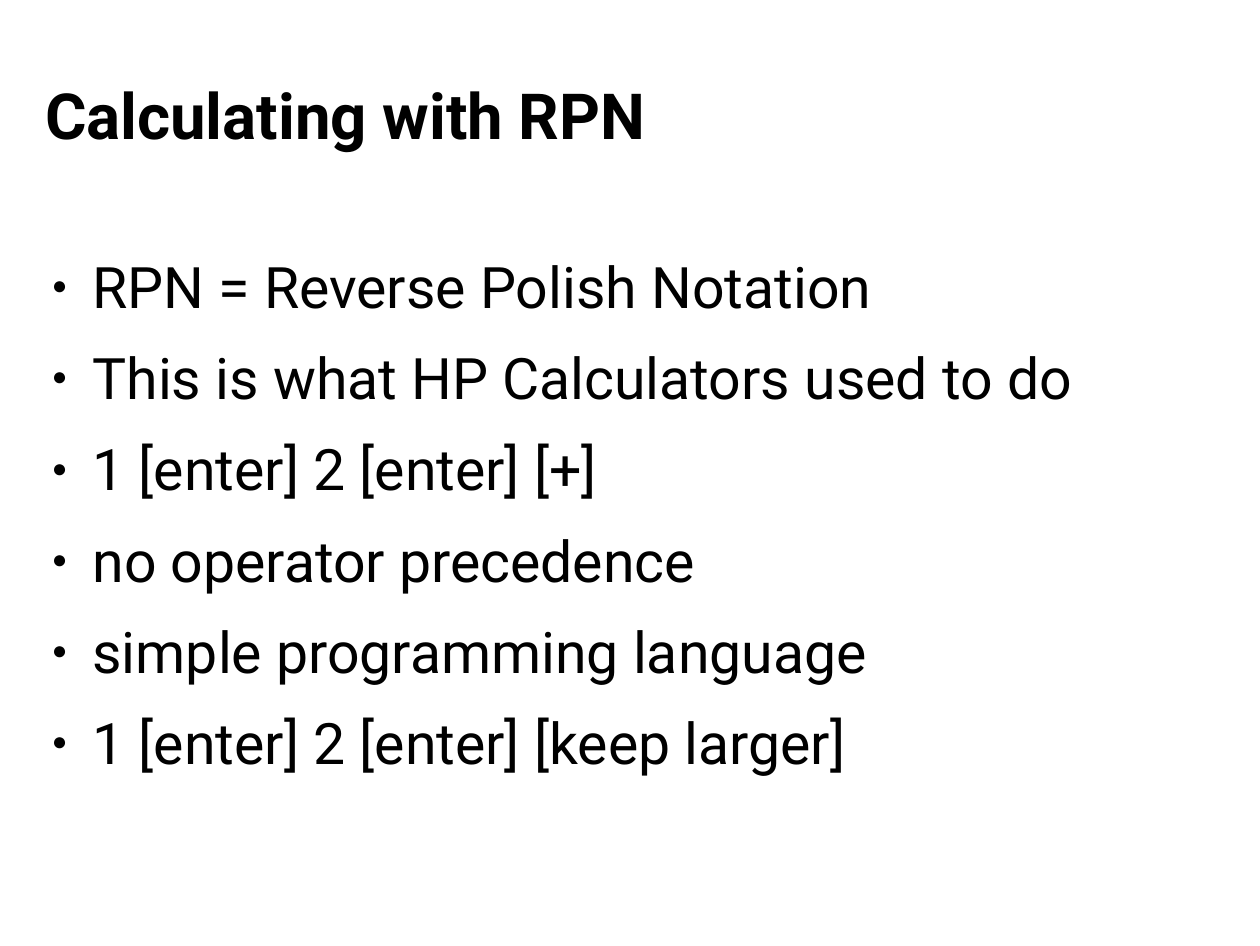
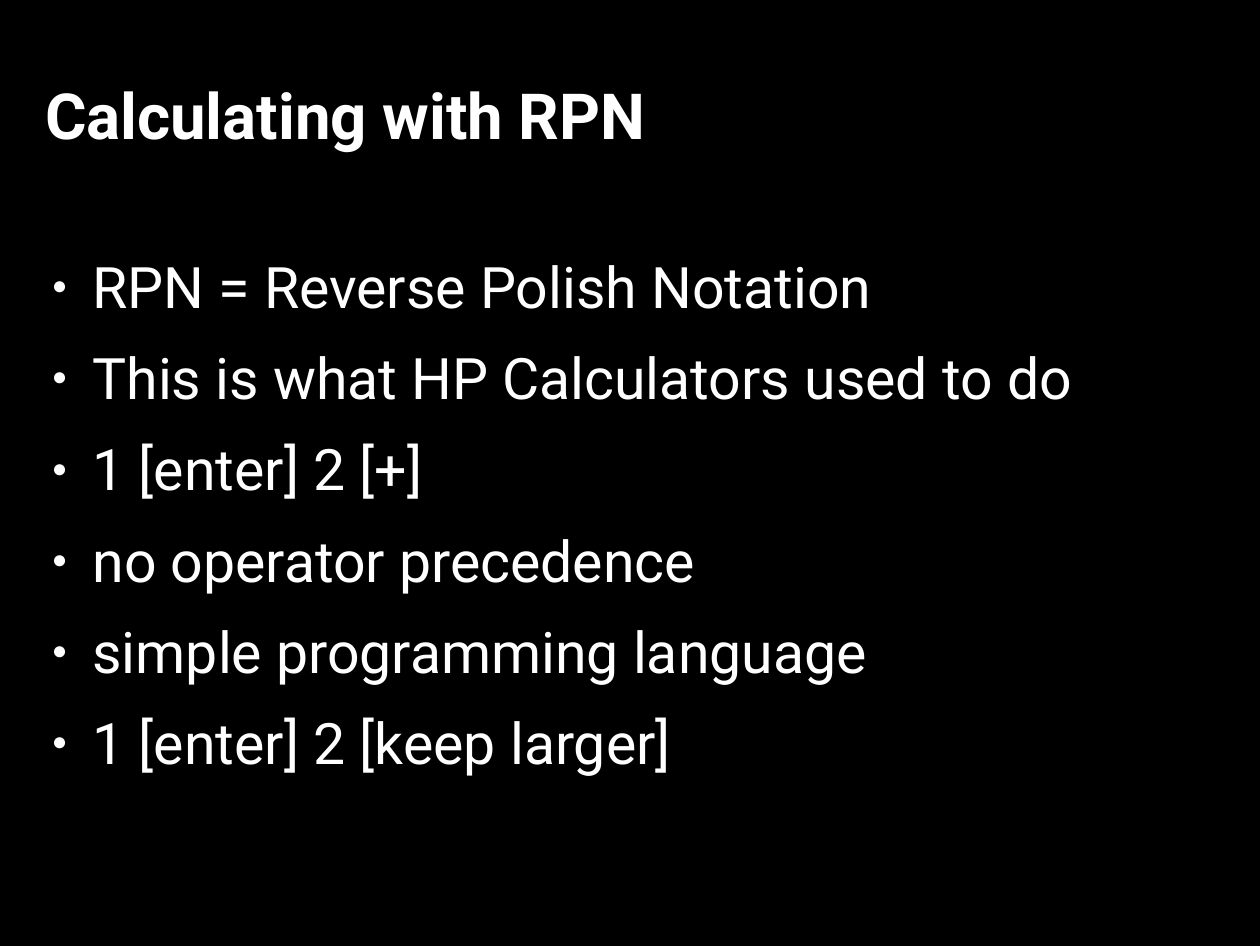
Before and after one commit to Distrotech/rrdtool, a slide deck: slide 27 of tutorial/fisl12/rrd-intro.odp. Drawn at 1260x946 pixels with LibreOffice and Linux fonts; fonts in the diff are those of the drawing. Boxes give left, top, right and bottom in pixels: in the first picture for what was removed or moved away, otherwise in the second. Text is boxed around its words. In the diff, an @@ line names an element or a change of style, - is before the commit and + after.

Commit message:
flip colors

```diff
--- a/tutorial/fisl12/rrd-intro.odp
+++ b/tutorial/fisl12/rrd-intro.odp
@@ background #FFFFFF to #000000 @@
@@ title "Calculating with RPN" at (45, 91, 645, 153): text colour #000000 to #FFFFFF @@
@@ text at (92, 265, 1072, 685): text colour #000000 to #FFFFFF in "RPN = Reverse Polish Notation", "This is what HP Calculators used to ...", "no operator precedence", "simple programming language"; bullet colour #000000 to #FFFFFF @@
@@ text at (92, 443, 345, 499): text changed; text colour #000000 to #FFFFFF @@
-● 1 [enter] 2 [enter] [+]
+● 1 [enter] 2 [+]
@@ text at (92, 717, 671, 776): text changed; text colour #000000 to #FFFFFF @@
-● 1 [enter] 2 [enter] [keep larger]
+● 1 [enter] 2 [keep larger]
```
Also in this commit, not shown: 65 other slides changed.
